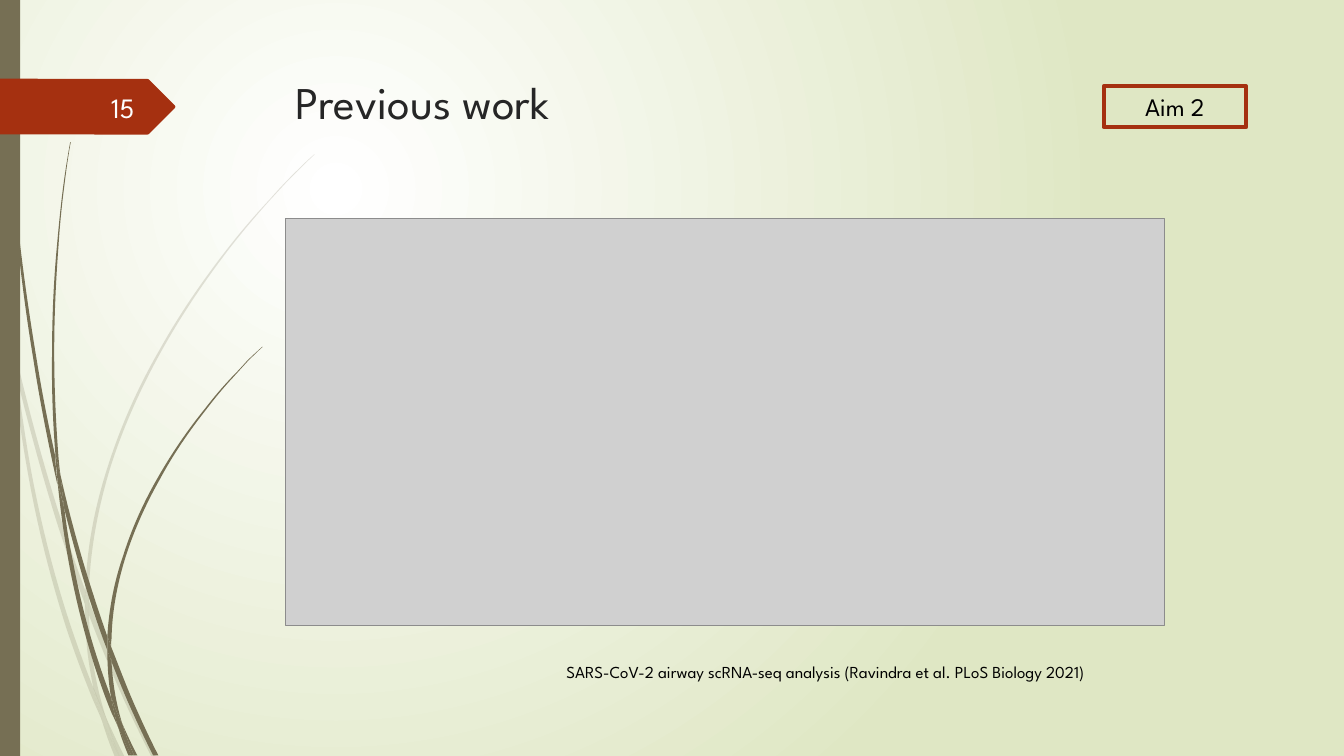
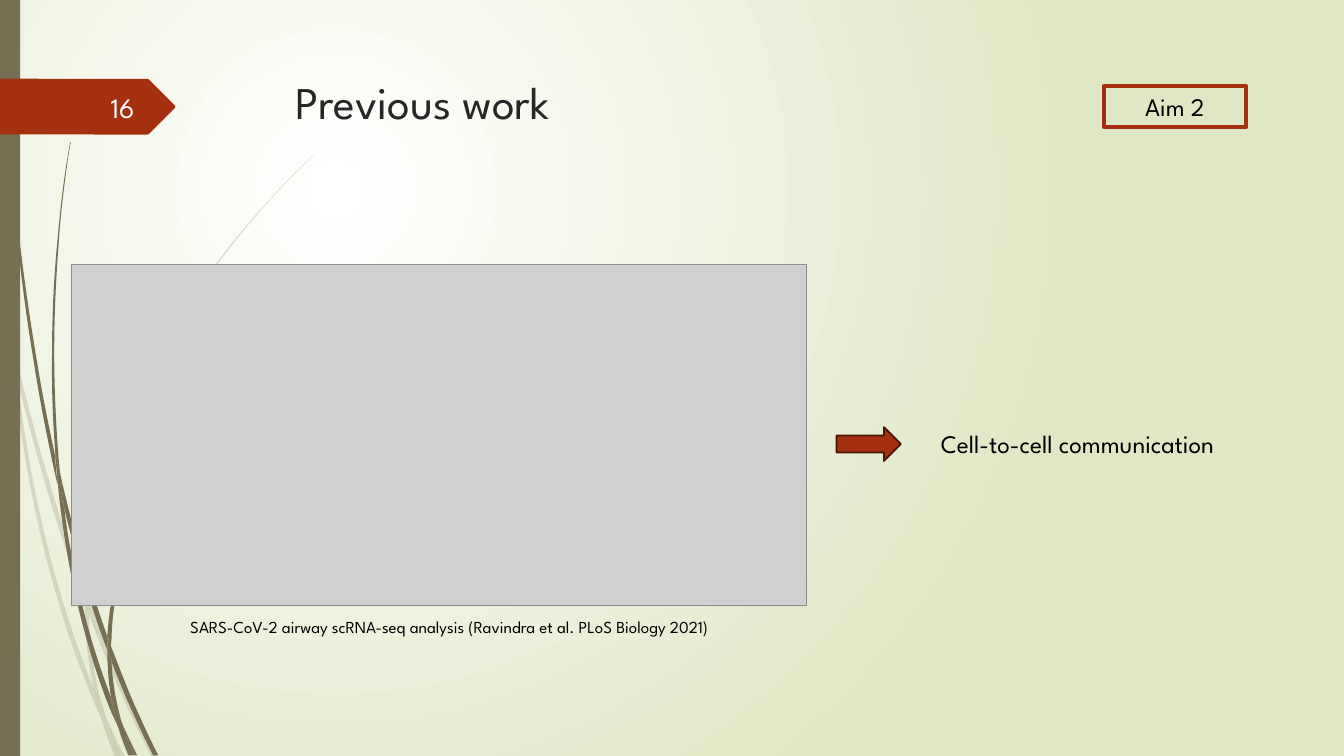
Before and after one commit to Lai-jun-yan/Academia-Sinica-internship-project, a slide deck: slide 16 of 暑期實習進度報告/presentation_final.pptx (slide 15 before the commit). Drawn at 1344x756 pixels with LibreOffice and Linux fonts; fonts in the diff are those of the drawing; grey boxes stand for pictures. Boxes give left, top, right and bottom in pixels: in the first picture for what was removed or moved away, otherwise in the second. Text is boxed around its words. In the diff, an @@ line names an element or a change of style, - is before the commit and + after.

```diff
--- a/暑期實習進度報告/presentation_final.pptx
+++ b/暑期實習進度報告/presentation_final.pptx
@@ page number at (111,99,135,119): text changed @@
-15
+16
@@ picture: place and size @@
-picture at (286,219,1165,626)
+picture at (72,265,807,606)
@@ right arrow added at (837,427,901,462), fill #A53010, outline #481507 1.25 pt @@
@@ text added at (941,435,1214,454), 18 pt, text #000000 @@
+Cell-to-cell communication
@@ text "SARS-CoV-2 airway scRNA-seq analysis (Ravindra ...": place and size @@
-text "SARS-CoV-2 airway scRNA-seq analysis (Ravindra ..." at (566,666,1084,682)
+text "SARS-CoV-2 airway scRNA-seq analysis (Ravindra ..." at (190,621,708,637)
```
Also in this commit, not shown: 7 other slides changed, 1 slide added.
